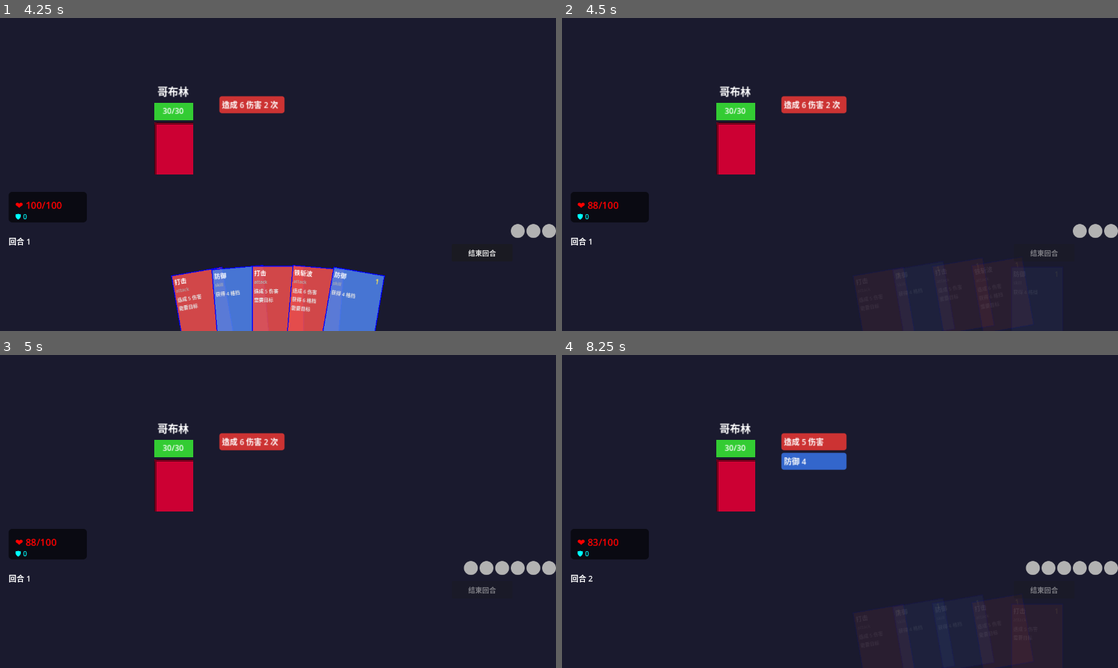
Above: before the commit, frames 1-4 (two rows, left to right).
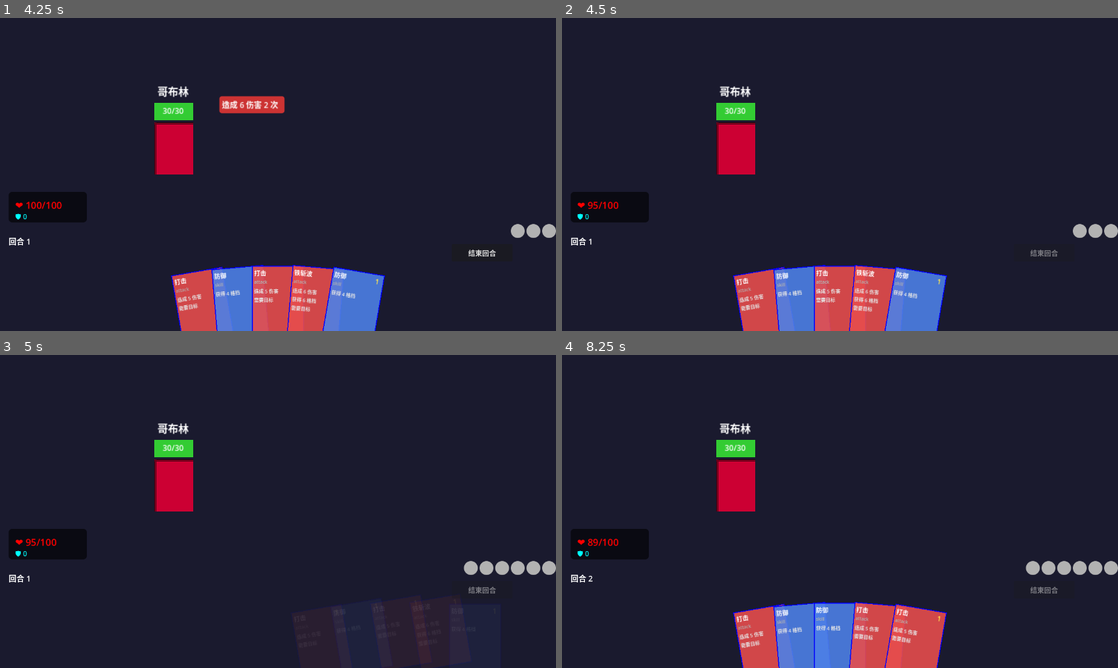
Above: after the commit, the same moments.

Repository: FiveMarksCoding/CardGame
Game: Godot game, scene res://scenes/Main.tscn
Same seed, same stepped clock (60 frames per second), same inputs: the game is played once before the commit and once after it.
Inputs:
- Up to frame 1 (4.25 s): click "0_0" at 0.5 s; click "1_4" at 1.25 s; click "1_3" at 2 s; click "1_2" at 2.75 s; click "1_0" at 3.5 s
- Up to frame 2 (4.5 s): click "结束回合" at 4.25 s
- Up to frame 3 (5 s): no input
- Up to frame 4 (8.25 s): click "1_4" at 5 s; click "1_3" at 5.75 s; click "1_2" at 6.5 s; click "1_0" at 7.25 s; click "结束回合" at 8 s

Frame 1 is identical in both runs. In frame 2, 8.6% of the frame differs, in the area x 4-86%, y 24-100%; in frame 3, 1.4%; in frame 4, 9.7%, in the area x 5-90%, y 24-100%.

Commit message:
敌人意图不一致仍未修复-1

Diff:
--- a/card-game/scripts/battle/BattleManager.gd
+++ b/card-game/scripts/battle/BattleManager.gd
@@ -125,8 +125,11 @@
 	is_player_turn=0;
 	print("=== 玩家回合结束 ===");
 	# 执行敌人回合
+	# 为所有敌人生成新意图
+	for enemy in enemies:
+		enemy.generate_new_intents();
+	await execute_enemy_turn();
 	discard_all();
-	await execute_enemy_turn();
 	# 敌人回合结束后，开始新的玩家回合
 	start_player_turn()
 
--- a/card-game/scripts/battle/Enemy.gd
+++ b/card-game/scripts/battle/Enemy.gd
@@ -28,7 +28,11 @@
 	data=enemy_data;
 	_build_visuals();
 	_update_health_display();
-	_update_intents();
+	generate_new_intents();
+# 生成新回合的意图（从 EnemyData 获取）
+func generate_new_intents() -> void:
+	_cached_intents = data.get_intent_group()
+	_update_intents_display()
 func _build_visuals():
 	sprite=Sprite2D.new();
 	var rect_texture=PlaceholderTexture2D.new();
@@ -145,40 +149,35 @@
 	var intents = data.get_intent_group();
 	if index >= 0 and index < intents.size():
 		intents[index]=new_intent;
-		_update_intents();
+		generate_new_intents();
 func remove_intent (index: int):
 	var intents=data.get_intent_group();
 	if index>=0 && index<intents.size():
 		intents.remove_at(index);
-		_update_intents();
-func _update_intents():
-	# 如果缓存为空，生成新意图
-	if _cached_intents.is_empty():
-		_cached_intents = data.get_intent_group()
-	# 用缓存更新 UI
-	_update_intents_with_data(_cached_intents)
-func execute_intents() -> Array:
-	var results: Array = []
-
-	# 如果缓存为空，生成新意图（防御性编程）
-	if _cached_intents.is_empty():
-		_cached_intents = data.get_intent_group()
-
-	var intents = _cached_intents
-	print("当前执行的意图组：", intents)
-
-	# 更新 UI（确保显示与执行一致）
-	_update_intents_with_data(intents)
-
-	# 执行意图
+		generate_new_intents();
+# 用当前缓存更新 UI
+func _update_intents_display():
+	for child in intent_container.get_children():
+		child.queue_free()
+	intent_items.clear()
+	var y_offset = 0
+	for i in range(_cached_intents.size()):
+		var intent_data = _cached_intents[i]
+		var item = _create_intent_item(intent_data, i)
+		item.position = Vector2(0, y_offset)
+		intent_container.add_child(item)
+		intent_items.append(item)
+		y_offset += 30
+func execute_intents () -> Array:
+	var results: Array=[];
+	var intents=_cached_intents;  # 使用当前缓存
 	for intent in intents:
-		var result = execute_one(intent)
-		results.append(result)
-
-	# 执行完后清空缓存，让下一回合重新生成
-	_cached_intents.clear()
-
-	return results
+		var result=execute_one(intent);
+		results.append(result);
+	# 执行后清空缓存并更新显示
+	_cached_intents.clear();
+	_update_intents_display();
+	return results;
 func execute_one (intent: Intent) -> Dictionary:
 	var result = {
 		"type": intent.type,
--- a/card-game/scripts/map/StandardMapGenerator.gd
+++ b/card-game/scripts/map/StandardMapGenerator.gd
@@ -10,7 +10,6 @@
 	var paths=_generate_paths();
 	# 根据路径创建节点
 	var rows=_build_nodes_from_paths(paths);
-
 	# 将节点添加到 MapData
 	for i in range(rows.size()):
 		for j in range(rows[i].size()):
